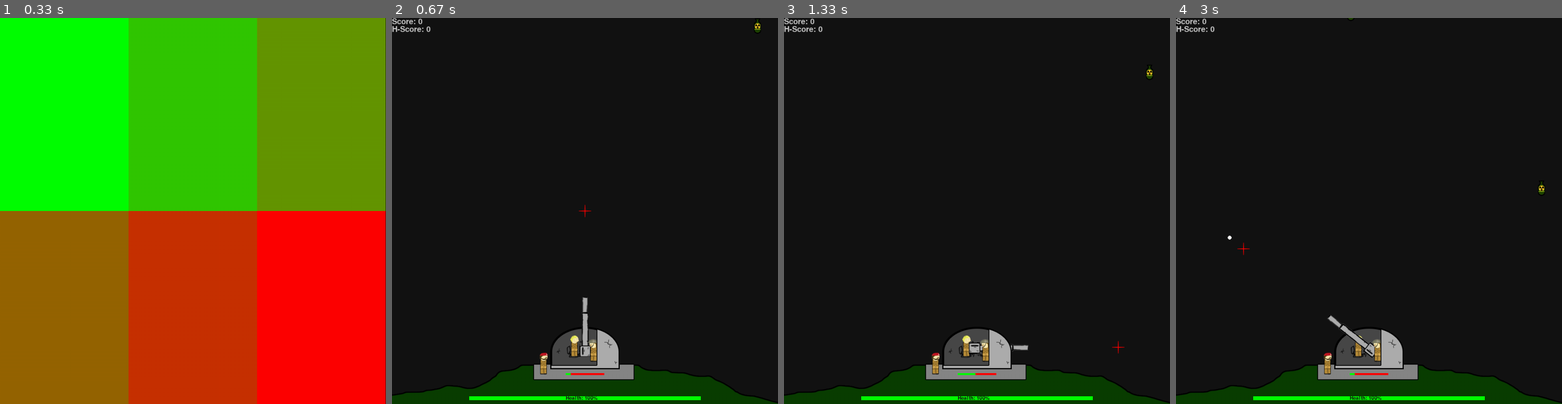
Above: before the commit, frames 1-4 (left to right).
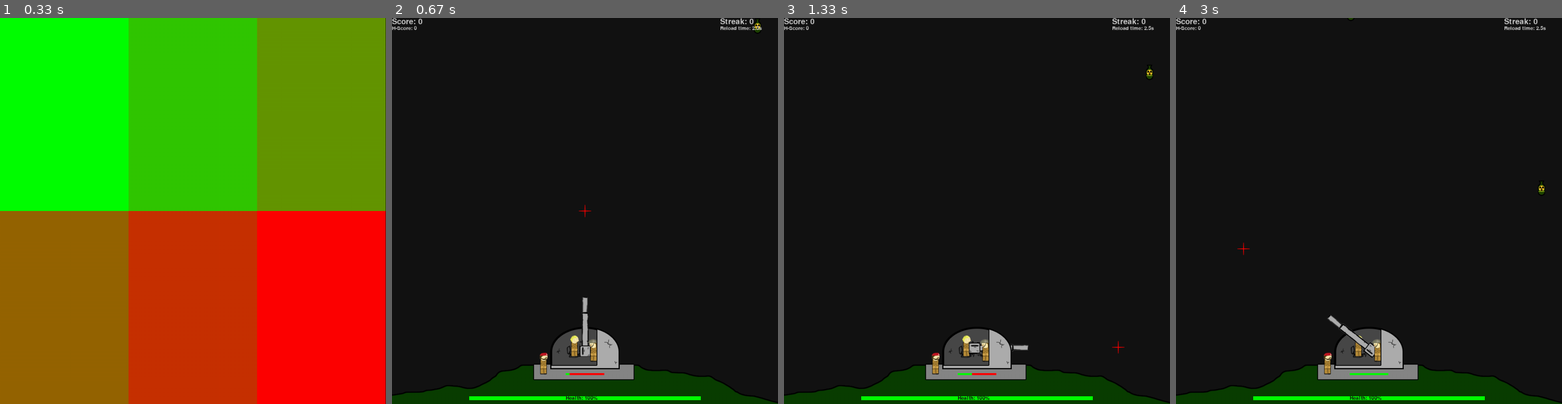
Above: after the commit, the same moments.

Repository: STOKYS/pygame_invaders
Game: pygame game, started from main.py
Same seed, same stepped clock (60 frames per second), same inputs: the game is played once before the commit and once after it.
Inputs (mouse positions are in pixels of both pictures, inside the frame that each line leads up to):
- Up to frame 1 (0.33 s): no input
- Up to frame 2 (0.67 s): click (585, 211) at 0.38 s
- Up to frame 3 (1.33 s): click (1015, 295) at 0.72 s; click (1119, 346) at 1.05 s
- Up to frame 4 (3 s): click (1276, 133) at 1.38 s; click (1515, 357) at 1.72 s; click (1314, 129) at 2.05 s; click (1504, 311) at 2.38 s; click (1241, 249) at 2.72 s

Frame 1 is identical in both runs. In frame 2, 0.2% of the frame differs, in the area x 0-96%, y 0-93%; in frame 3, 0.2%; in frame 4, 0.3%.

Commit message:
Update v21.12.24:13
Added streak system

Diff:
--- a/data/user_data/user_data.json
+++ b/data/user_data/user_data.json
@@ -4,5 +4,5 @@
     "level3": 0,
     "level4": 0,
     "level5": 0,
-    "level6": 0
+    "level6": 80
 }
--- a/main.py
+++ b/main.py
@@ -95,13 +95,14 @@
         self.enemies = [Bomb()]
         self.timer = datetime.datetime.now().timestamp()
         self.delay = [4000, 3500, 3000, 2500, 2500, 2000]
-        self.delay_s = [2500, 2000, 2000, 2000, 1500, 1500]
+        self.delay_s = [2500, 2000, 2000, 2000, 1500, 1000]
         self.delay_ch = [20, 20, 20, 20, 15, 15]
         self.level = level
 
     def fnc_game_update(self):
         self.player.fnc_player_update()
         self.fnc_game_draw()
+        self.fnc_game_gui()
         if datetime.datetime.now().timestamp() >= self.timer + self.delay[self.level-1] / 1000:
             self.timer = datetime.datetime.now().timestamp()
             if self.delay[self.level-1] > self.delay_s[self.level-1]:
@@ -140,6 +141,8 @@
             for j in range(len(self.enemies)):
                 if self.enemies[j].position[1] >= 960:
                     buffer.append(j)
+                    if self.player.reload_streak > 0:
+                        self.player.reload_streak -= 1
                 self.enemies[j].fnc_bomb_update()
                 screen.blit(img_enemy_bomb, self.enemies[j].position)
             for i in range(len(buffer)):
@@ -151,19 +154,27 @@
             for i in range(len(self.player.shells)):
                 for j in range(len(self.enemies)):
                     if fnc_collision(self.player.shells[i].position, self.enemies[j].position):
+                        self.player.reload_streak += 1
                         shell_buffer.append(i)
                         bomb_buffer.append(j)
                         self.player.score += 10
             for i in range(len(shell_buffer)):
                 del self.player.shells[shell_buffer[i]]
                 del self.enemies[bomb_buffer[i]]
+
+    def fnc_game_gui(self):
         pygame.draw.rect(screen, (255, 0, 0), (450, 920, 100, 5))
-        pygame.draw.rect(screen, (0, 255, 0), (450, 920, ((pygame.time.get_ticks() - self.player.reload) / 20) if self.player.reload + 2000 > pygame.time.get_ticks() else 100, 5))
+        __time_elapsed = (datetime.datetime.now().timestamp() - self.player.reload)
+        __time_reload_t = ((self.player.reload_time - (self.player.reload_streak * self.player.reload_streak_multip)) / 1000)
+        __time_reload = (100 / __time_reload_t)
+        pygame.draw.rect(screen, (0, 255, 0), (450, 920, 100, 5) if __time_reload * __time_elapsed > 100 else (450, 920, __time_elapsed * __time_reload, 5))
         pygame.draw.rect(screen, (255, 0, 0), (200, 980, 600, 10))
         pygame.draw.rect(screen, (0, 255, 0), (200, 980, self.player.health * 6, 10))
         screen.blit(f_thirty.render(f'Score: {self.player.score}', True, (200, 200, 200)), (0, 0))
-        screen.blit(f_thirty.render(f'H-Score: {self.player.userdata.get(f"level{self.level}")}', True, (200, 200, 200)), (0, 20))
+        screen.blit(f_twenty.render(f'H-Score: {self.player.userdata.get(f"level{self.level}")}', True, (200, 200, 200)),(0, 20))
         screen.blit(f_twenty.render(f'Health: {self.player.health}%', True, (20, 20, 20)), (450, 978))
+        screen.blit(f_thirty.render(f'Streak: {self.player.reload_streak}', True, (200, 200, 200)), (850, 0))
+        screen.blit(f_twenty.render(f'Reload time: {__time_reload_t}s', True, (200, 200, 200)), (850, 20))
         screen.blit(img_player_cross, (mouse_pos[0] - 16, mouse_pos[1] - 16))
 
 
@@ -172,9 +183,9 @@
         self.position = [500, 855]
         self.rotation = 0
         self.shells = []
-        self.reload = pygame.time.get_ticks()
-        self.reload_time = 2000
-        self.reload_streak_multip = 20
+        self.reload = datetime.datetime.now().timestamp()
+        self.reload_time = 2500
+        self.reload_streak_multip = 50
         self.reload_streak = 0
         self.score = 0
         self.health = 100
@@ -206,16 +217,9 @@
             self.rotation = (deg - 90)
 
     def fnc_player_shoot(self):
-        """
-        !!!IDEA!!!
-        When you hit something you can immediately shoot again but when you miss you have to wait 2 seconds
-
-        OR
-
-        When you hit you reduce the reload time by /2 until like /16 and it resets when you miss //I like this idea more
-        """
-        if self.reload + 2000 < pygame.time.get_ticks():
-            self.reload = pygame.time.get_ticks()
+        if datetime.datetime.now().timestamp() >= self.reload + ((self.reload_time - (self.reload_streak * self.reload_streak_multip)) / 1000):
+            print((self.reload_time - (self.reload_streak * self.reload_streak_multip)) / 1000)
+            self.reload = datetime.datetime.now().timestamp()
             self.shells.append(Shell(self.position, self.rotation, 20))
 
 
@@ -234,6 +238,7 @@
         if (self.timer + 1500) > (pygame.time.get_ticks()):
             self.fnc_shell_move()
         else:
+            app.game.player.reload_streak = 0
             del app.game.player.shells[0]
 
     def fnc_shell_move(self):
